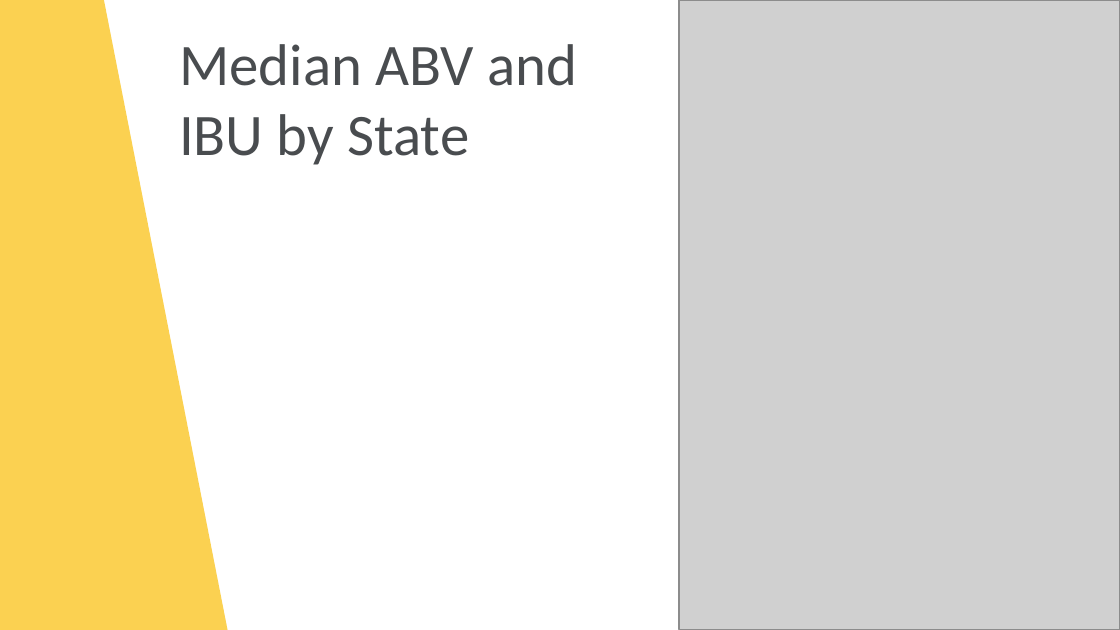
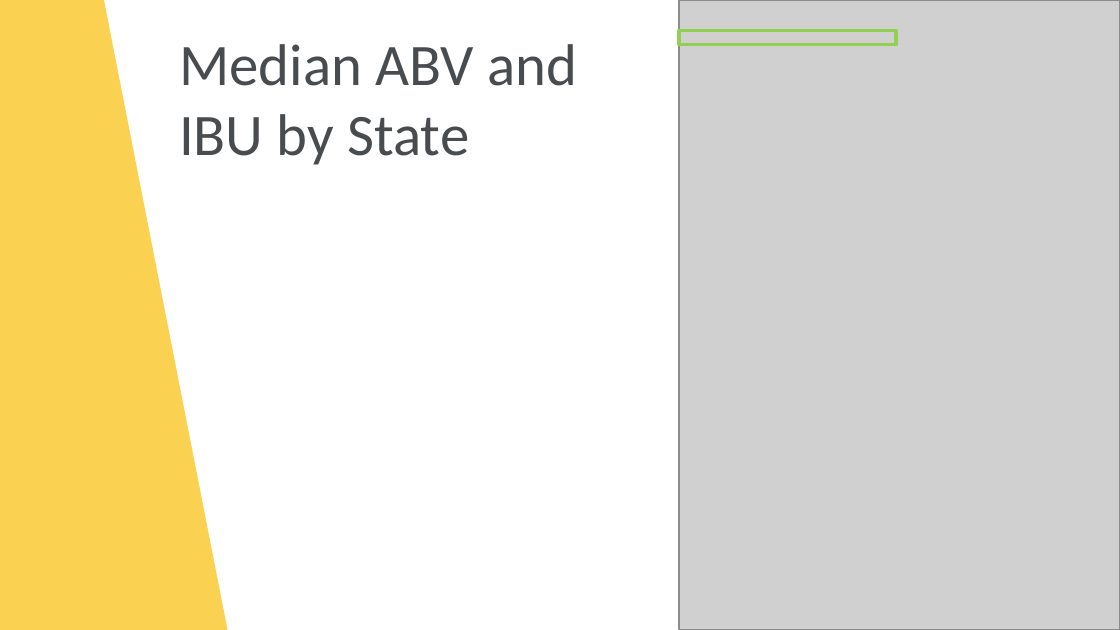
Before and after one commit to tschwebke/DDS6306-Group-Project-1, a slide deck: slide 7 of DS6306 Group Project 1.pptx. Drawn at 1120x630 pixels with LibreOffice and Linux fonts; fonts in the diff are those of the drawing; grey boxes stand for pictures; background and template pictures are left out. Boxes give left, top, right and bottom in pixels: in the first picture for what was removed or moved away, otherwise in the second. Text is boxed around its words. In the diff, an @@ line names an element or a change of style, - is before the commit and + after.

```diff
--- a/DS6306 Group Project 1.pptx
+++ b/DS6306 Group Project 1.pptx
@@ rectangle added at [679,30,896,44], outline #92D050 2 pt @@
```
Also in this commit, not shown: 3 other slides changed, 1 other file.
